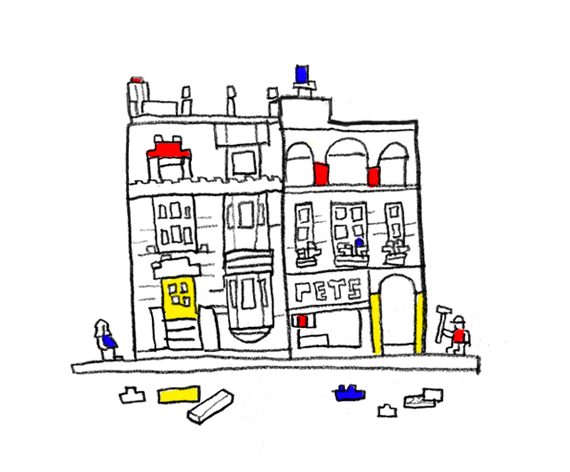
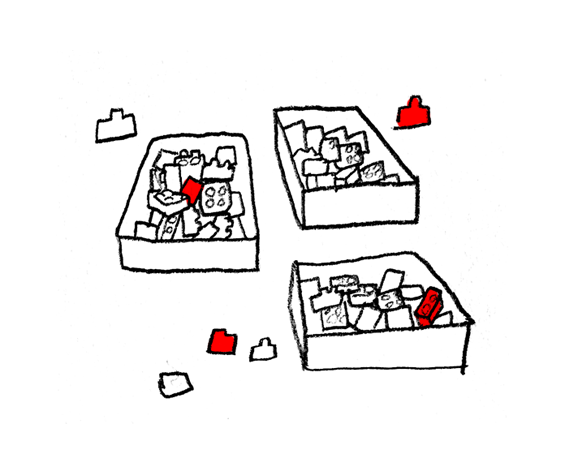
Before/after of a w=570, h=472 layered artwork. What changed in the layer stack:
hid "Layer 8" over [left=58, top=32, right=530, bottom=454]
hid "Layer 7 copy" over [left=101, top=64, right=466, bottom=404]
hid "Layer 5 copy 2" over [left=58, top=32, right=530, bottom=454]
painted on "Layer 7" over [left=155, top=127, right=403, bottom=356]
painted on "Layer 4" over [left=216, top=356, right=420, bottom=410]
